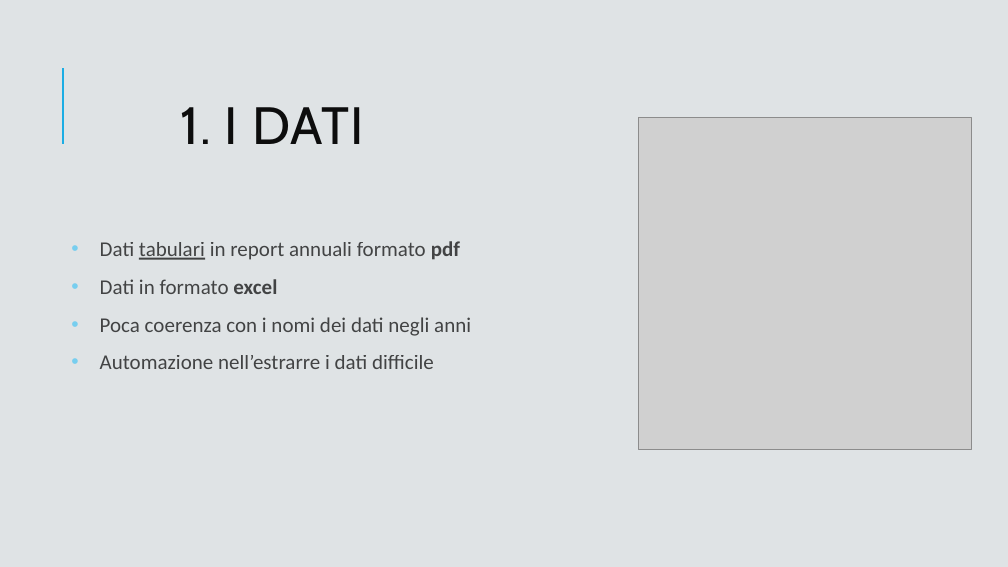
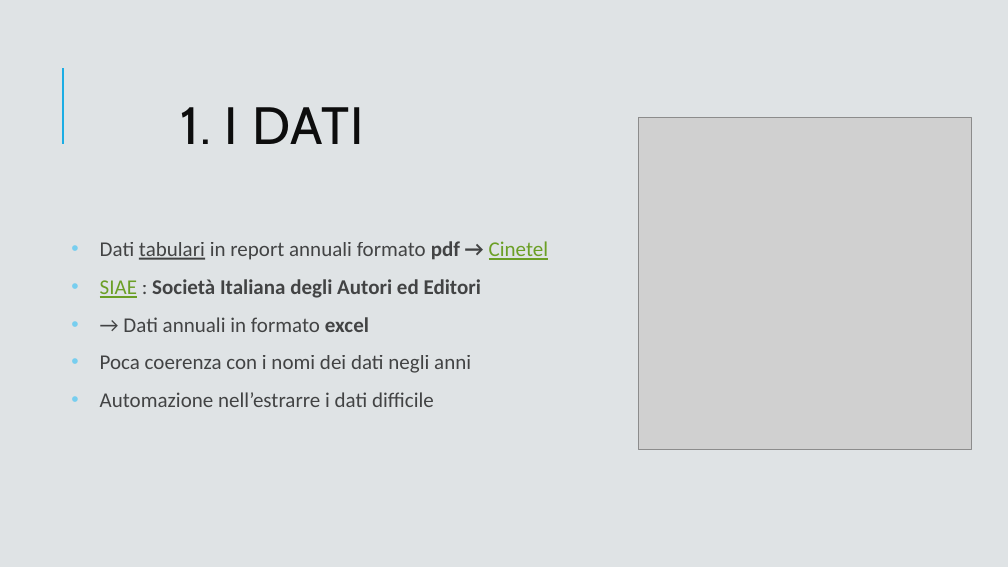
Before and after one commit to GitCass01/italian-cinemas-sciviz, a slide deck: slide 2 of presentazione_davide_carniselli.pptx. Drawn at 1008x567 pixels with LibreOffice and Linux fonts; fonts in the diff are those of the drawing; grey boxes stand for pictures. Boxes give left, top, right and bottom in pixels: in the first picture for what was removed or moved away, otherwise in the second. Text is boxed around its words. In the diff, an @@ line names an element or a change of style, - is before the commit and + after.

Commit message:
new presentation

```diff
--- a/presentazione_davide_carniselli.pptx
+++ b/presentazione_davide_carniselli.pptx
@@ text at [100,241,549,332]: text changed @@
-• Dati tabulari in report annuali formato pdf
-• Dati in formato excel
+• Dati tabulari in report annuali formato pdf → Cinetel
+• SIAE : Società Italiana degli Autori ed Editori
+• → Dati annuali in formato excel
```
Also in this commit, not shown: 1 other file.
